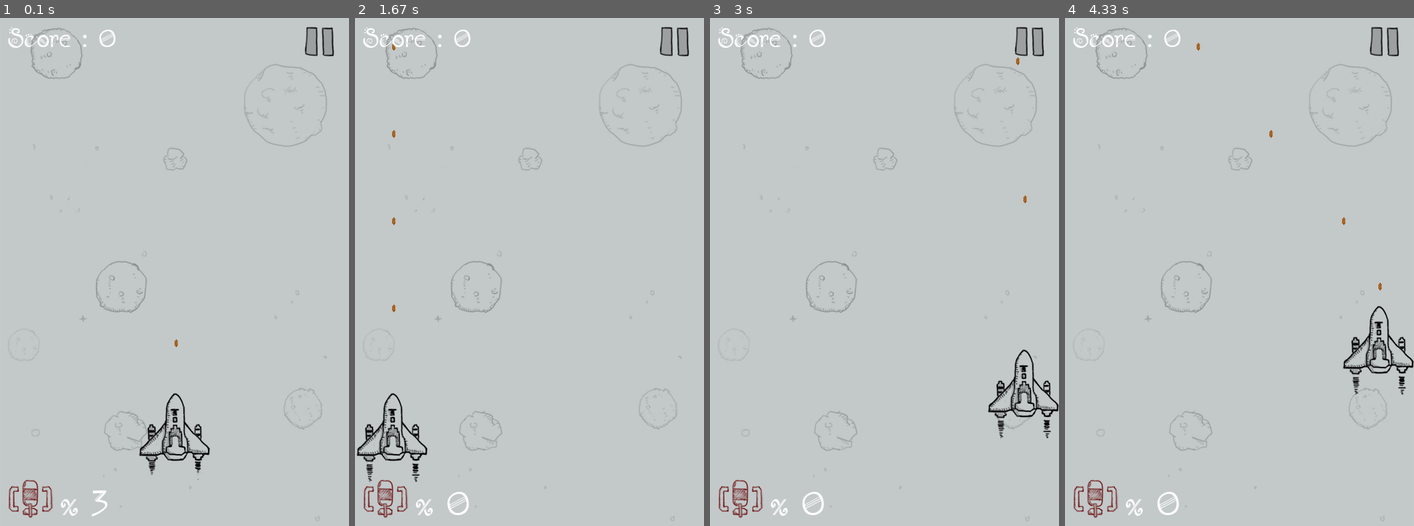
Above: before the commit, frames 1-4 (left to right).
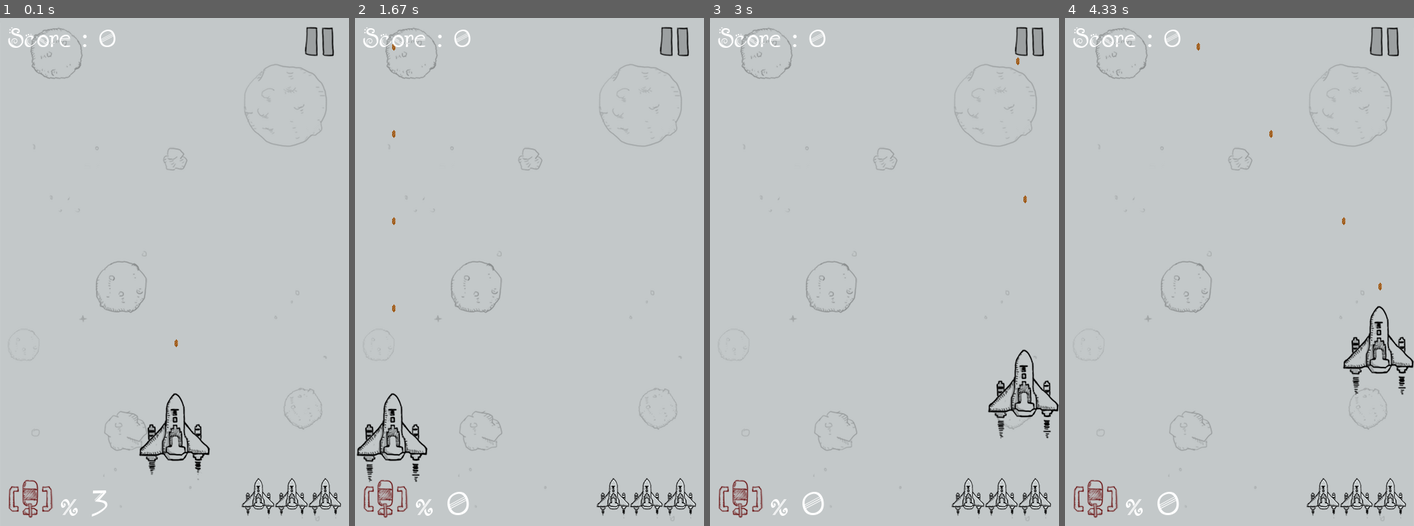
Above: after the commit, the same moments.

Repository: Joey-Hu/pythonbasic
Game: pygame game, started from 100day/train_project/pygame/main.py
Same seed, same stepped clock (60 frames per second), same inputs: the game is played once before the commit and once after it.
Inputs:
- Up to frame 1 (0.1 s): no input
- Up to frame 2 (1.67 s): hold Left 0.33-0.87 s; hold Down 0.9-1.2 s; tap Space at 0.97, 1.3, 1.6 s; hold Left 1.23-1.63 s
- Up to frame 3 (3 s): hold Up 1.67-2.03 s; tap Space at 1.73, 2.13, 2.43, 2.8 s; hold Right 2.07-2.7 s; hold Down from 2.73 s (still down)
- Up to frame 4 (4.33 s): release Down at 3.1 s; hold Left 3.13-3.6 s; tap Space at 3.2, 3.5, 3.7, 4, 4.2 s; hold Right 3.63-4.1 s; hold Up from 4.13 s (still down)

The runs differ from the first frame. In frame 1, 0.7% of the frame differs, in the area x 69-98%, y 90-99%; in frame 2, 0.7%; in frame 3, 0.7%; in frame 4, 0.7%.

Commit message:
生命机制&结束画面

Diff:
--- a/100day/train_project/pygame/main.py
+++ b/100day/train_project/pygame/main.py
@@ -140,11 +140,26 @@
     SUPPLY_TIME = USEREVENT
     pygame.time.set_timer(SUPPLY_TIME, 30 * 1000)
 
+    # 游戏结束画面
+    gameover_font = pygame.font.Font("font/font.ttf", 48)
+    again_image = pygame.image.load("images/again.png").convert_alpha()
+    again_rect = again_image.get_rect()
+    gameover_image = pygame.image.load("images/gameover.png").convert_alpha()
+    gameover_rect = gameover_image.get_rect()
+
     # 超级子弹定时器
     DOUBBLE_BULLET_TIME = USEREVENT + 1
 
+    # 无敌时间计时器
+    INVINCIBLE_TIME = USEREVENT + 2
+
     # 标志是否使用超级子弹
     is_doubble_bullet = False
+
+    # 生命数量
+    life_image = pygame.image.load("./images/life.png").convert_alpha()
+    life_rect = life_image.get_rect()
+    life_num = 3
 
     # 暂停设置
     paused = False
@@ -169,6 +184,9 @@
     delay = 100
     running = True
 
+    # 用于限制重复打开存取记录
+    recorded = False
+
     while running:
         # get events from the queue
         for event in pygame.event.get():
@@ -223,6 +241,11 @@
             elif event.type == DOUBBLE_BULLET_TIME:
                 is_doubble_bullet = False
                 pygame.time.set_timer(DOUBBLE_BULLET_TIME, 0)
+
+            elif event.type == INVINCIBLE_TIME:
+                me.invincible = False
+                # 结束无敌时间计时器
+                pygame.time.set_timer(INVINCIBLE_TIME, 0)
 
         # 根据用户的得分增加难度
         if level == 1 and score > 50000:
@@ -270,7 +293,7 @@
 
         screen.blit(background, (0, 0))
 
-        if not paused:
+        if life_num > 0 and not paused:
             # 检测用户的键盘操作
             key_press = pygame.key.get_pressed()
             if key_press[K_w] or key_press[K_UP]:
@@ -443,8 +466,8 @@
 
             # 检测我方飞机是否碰撞
             enemy_down = pygame.sprite.spritecollide(me, enemies, False, pygame.sprite.collide_mask)
-            if enemy_down:
-                # me.active = False
+            if enemy_down and not me.invincible:
+                me.active = False
                 for e in enemy_down:
                     e.active = False
 
@@ -462,9 +485,10 @@
                     screen.blit(me.destroy_image[me_destroy_index], me.rect)
                     me_destroy_index = (me_destroy_index+1) % 4
                     if me_destroy_index == 0:
-                        # 游戏结束
-                        print("GAME OVER!")
-                        running = False
+                        life_num -= 1
+                        me.reset()
+                        # 调用无敌时间计时器
+                        pygame.time.set_timer(INVINCIBLE_TIME, 3 * 1000)
 
             # 绘制全屏炸弹数量
             bomb_text = bomb_font.render("x %d" % bomb_num, True, WHITE)
@@ -472,10 +496,66 @@
             screen.blit(bomb_image, (10, height - 10 - bomb_rect.height))
             screen.blit(bomb_text, (20 + bomb_rect.width, height - 5 - bomb_rect.height))
 
-
-        # 绘制分数
-        score_text = score_font.render("Score : %s" %str(score), True, WHITE)
-        screen.blit(score_text, (10,5))
+            # 绘制生命数量
+            if life_num > 0:
+                for i in range(life_num):
+                    screen.blit(life_image,\
+                                (width - 10 - (i+1) * life_rect.width, \
+                                 height - 10 - life_rect.height))
+
+            # 绘制分数
+            score_text = score_font.render("Score : %s" % str(score), True, WHITE)
+            screen.blit(score_text, (10, 5))
+
+
+        # 绘制游戏结束画面
+        elif life_num == 0:
+            # 背景音乐停止
+            pygame.mixer.music.stop()
+            # 停止音效
+            pygame.mixer.stop()
+
+            # 停止发放补给
+            pygame.time.set_timer(SUPPLY_TIME, 0)
+
+            if not recorded:
+                recorded = True
+                # 读取历史最高得分
+                with open("D:\\Desktop\\python\\python_basics\\100day\\train_project\\pygame\\record.txt", "r") as f:
+                    record_score = int(f.read())
+
+                # 如果玩家分数高于历史最高峰，则存档
+                if score > record_score:
+                    with open("D:\\Desktop\\python\\python_basics\\100day\\train_project\\pygame\\record.txt", "w") as f:
+                        f.write(str(score))
+
+            # 绘制结束画面
+            record_score_text = score_font.render("Best: %d" % record_score, True, WHITE)
+            screen.blit(record_score_text, (50, 50))
+
+            gameover_text1 = gameover_font.render("Your Score: ", True, WHITE)
+            gameover_text1_rect = gameover_text1.get_rect()
+            gameover_text1_rect.left, gameover_text1_rect.top = \
+                (width - gameover_text1_rect.width) // 2, height // 2
+            screen.blit(gameover_text1, gameover_text1_rect)
+
+            gameover_text2 = gameover_font.render(str(score), True, WHITE)
+            gameover_text2_rect = gameover_text2.get_rect()
+            gameover_text2_rect.left, gameover_text2_rect.top = \
+                (width - gameover_text2_rect.width) // 2, \
+                gameover_text1_rect.bottom + 10
+            screen.blit(gameover_text2, gameover_text2_rect)
+
+            again_rect.left, again_rect.top = \
+                (width - again_rect.width) // 2, \
+                gameover_text2_rect.bottom + 50
+            screen.blit(again_image, again_rect)
+
+            gameover_rect.left, gameover_rect.top = \
+                (width - again_rect.width) // 2, \
+                again_rect.bottom + 10
+            screen.blit(gameover_image, gameover_rect)
+
 
         # 绘制暂停按钮
         screen.blit(pause_image,pause_rect)
--- a/100day/train_project/pygame/myplane.py
+++ b/100day/train_project/pygame/myplane.py
@@ -43,6 +43,9 @@
 
         self.active = True
 
+        # 无敌属性
+        self.invincible = False
+
         # 返回图片非透明部分，用于碰撞检测
         self.mask = pygame.mask.from_surface(self.image1)
 
@@ -70,3 +73,11 @@
             self.rect.right += self.speed
         else:
             self.rect.right = self.width
+
+    # 复活
+    def reset(self):
+        self.rect.left, self.rect.top = \
+            (self.width - self.rect.width) // 2, \
+            self.height - self.rect.height - 60
+        self.active = True
+        self.invincible = True
Empty file added: 100day/train_project/pygame/record.txt
